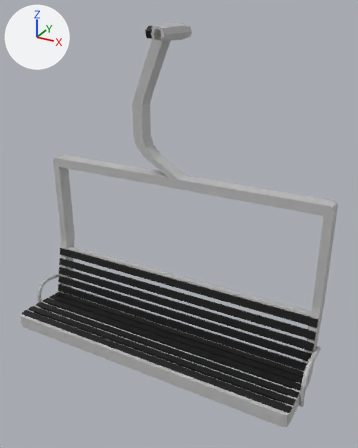
What one commit did to the FBX model Assets/Models/Chair.fbx.
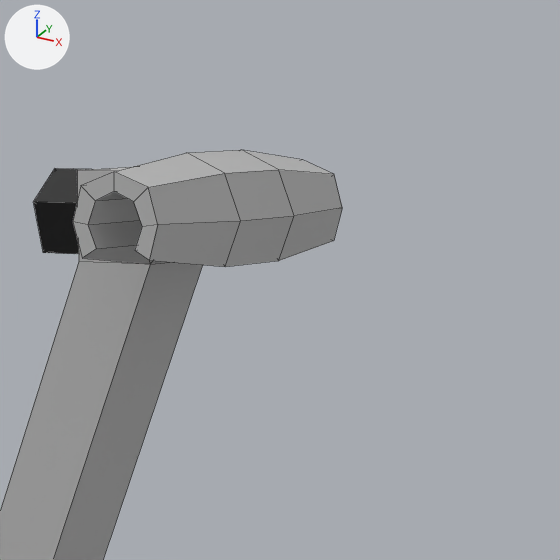
The first picture shows the older version from a camera (50 mm lens) standing at (1.019, -1.798, 1.495) and looking at (0.1, -0.127, 0.66). The close-ups show both versions on the part from 39% to 63% of the width and 0% to 19% of the height of that picture. The axes (+X, +Y, +Z) are drawn at upper left. The lights are the same throughout. The close-ups show mesh edges as thin lines. Where no turn or scale is listed for an object, it has been applied to the vertices. Vertices at the same position are counted once.

Script lines for the objects in view, before the commit:
```python
me_mesh_001 = bpy.data.meshes.new('Mesh.001')
me_mesh_001.from_pydata(...)  # 403 vertices, 371 faces; spans x -0.698..0.698, y -0.245..0.245, z -0.706..0.706
# faces by material slot: [76, 295]
me_mesh_001.materials.append(mat_phong2)  # black #0d0d0d
me_mesh_001.materials.append(mat_phong1)  # grey #bcbcbc
ob_pcube15 = bpy.data.objects.new('pCube15', me_mesh_001)
ob_pcube15.location = (0.0214, -0.1344, 0.7293)
```
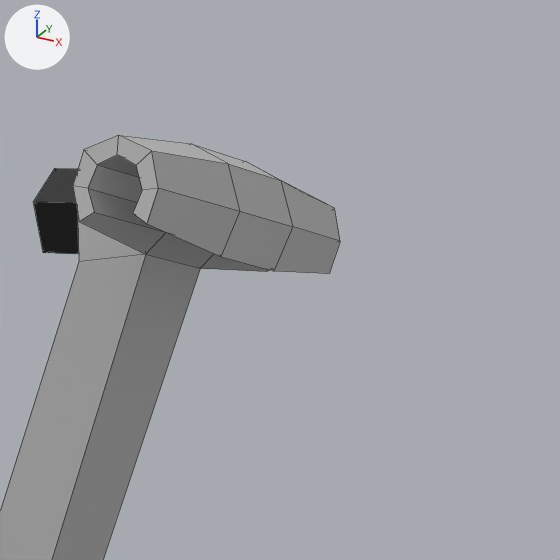
Where the newer file only moved an object's origin or applied its transform, the numbers keep the older frame.

Changed parts and their boxes [x1, y1, x2, y2] in the close-ups (560 x 560 px):
'pCube15', reshaped
    before: [0, 150, 342, 560]
    after: [0, 135, 340, 560]

Diff of the bpy script that builds the scene:
```diff
--- a/Assets/Models/Chair.fbx.py
+++ b/Assets/Models/Chair.fbx.py
@@ me_mesh_001 @@
 me_mesh_001.from_pydata(...)  # 403 vertices, 371 faces; spans x -0.698..0.698, y -0.245..0.245, z -0.706..0.706
 # used by ob_pcube15; location = (0.0214, -0.1344, 0.7293)
+# me_mesh_001 part 1: all 56 vertices in x -0.057..0.014, y 0.023..0.245, z 0.646..0.706 are turned -9.8 degrees about the x axis through their middle
 me_mesh_001.materials.append(mat_phong2)
```
